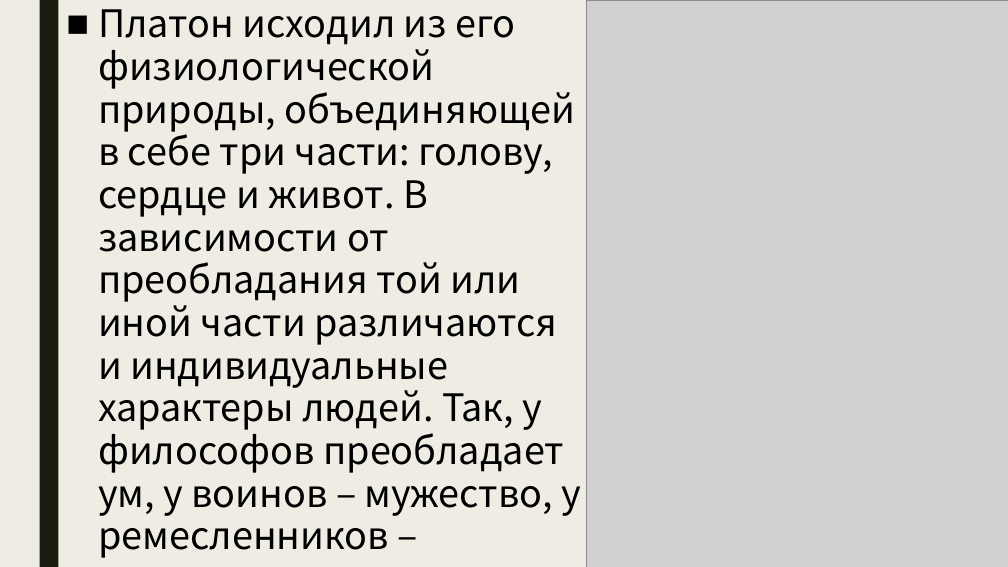
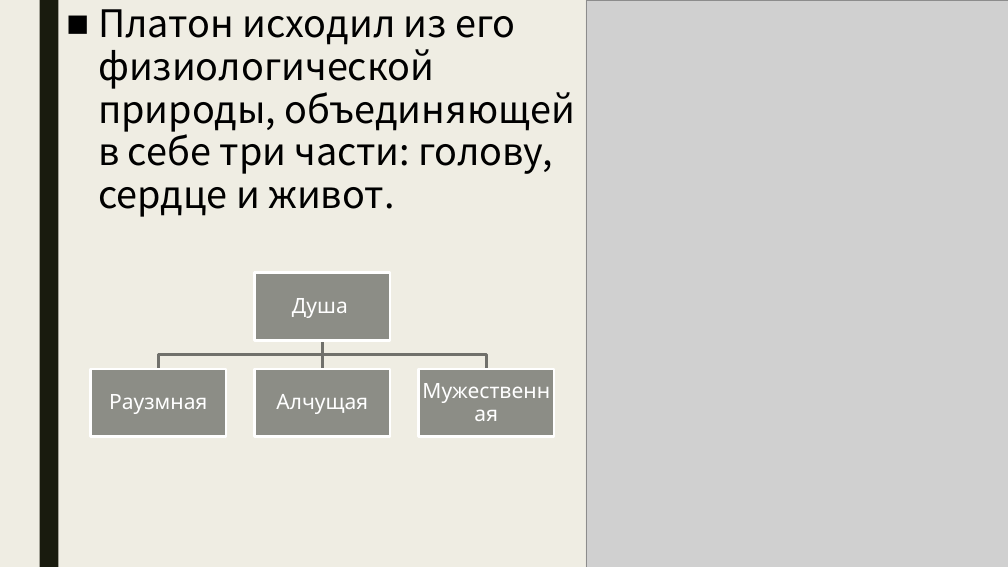
Before and after one commit to TupleTurtle/REU, a slide deck: slide 4 of История развития социально-психологической адаптации и коммуникации..pptx. Drawn at 1008x567 pixels with LibreOffice and Linux fonts; fonts in the diff are those of the drawing; grey boxes stand for pictures. Boxes give left, top, right and bottom in pixels: in the first picture for what was removed or moved away, otherwise in the second. Text is boxed around its words. In the diff, an @@ line names an element or a change of style, - is before the commit and + after.

```diff
--- a/История развития социально-психологической адаптации и коммуникации..pptx
+++ b/История развития социально-психологической адаптации и коммуникации..pptx
@@ text at [98, 9, 575, 217]: text changed @@
-■ Платон исходил из его физиологической природы, объединяющей в себе три части: голову, сердце и живот. В зависимости от преобладания той или иной части различаются и индивидуальные характеры людей. Так, у философов преобладает ум, у воинов – мужество, у ремесленников – телесные вожделения.
+■ Платон исходил из его физиологической природы, объединяющей в себе три части: голову, сердце и живот.
@@ group added at [91, 273, 554, 437]: 4 rectangles, 4 texts, 3 freeform shapes @@
+Душа
+Раузмная
+Алчущая
+Мужественная
```
Also in this commit, not shown: 4 other slides changed, 3 slides added.
